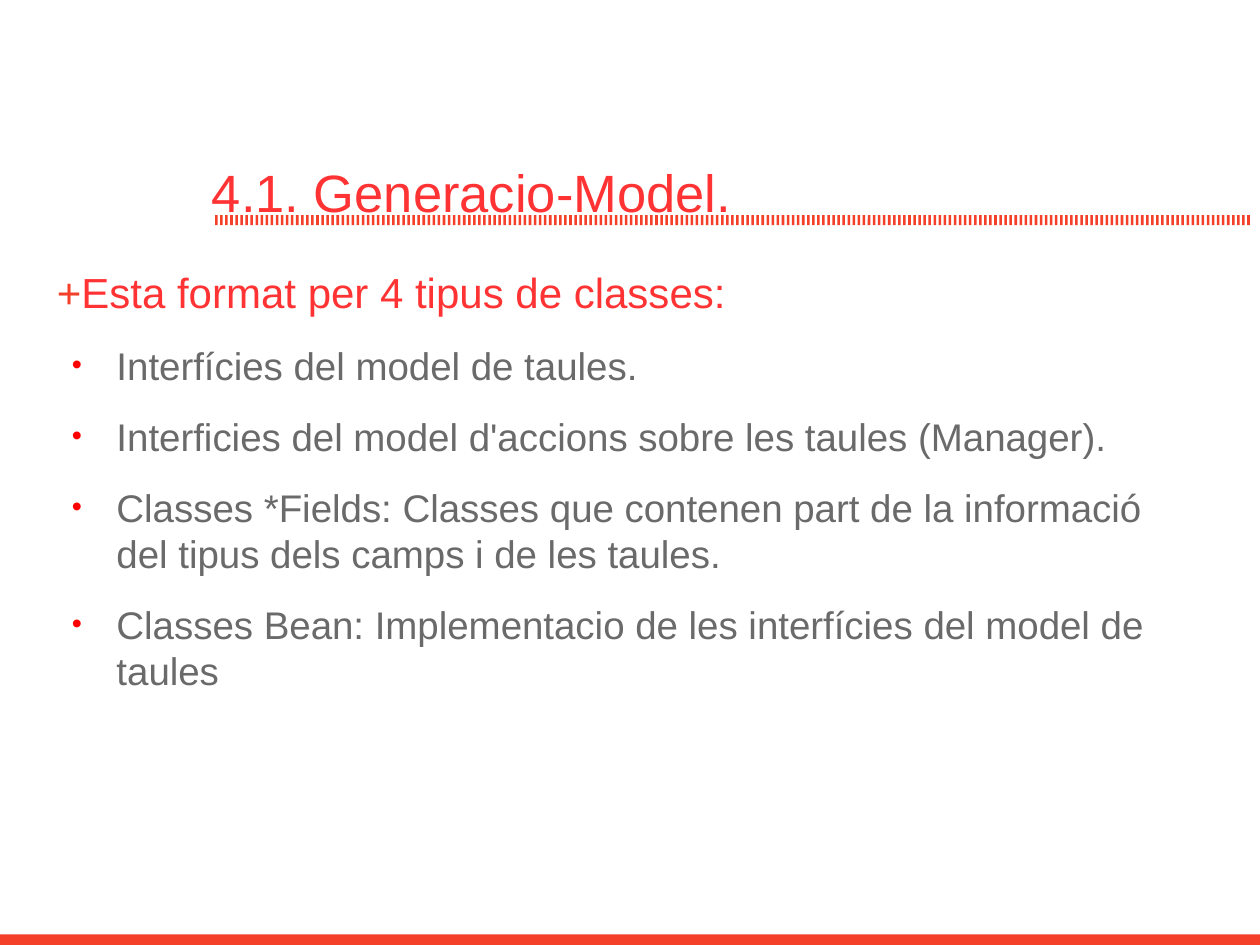
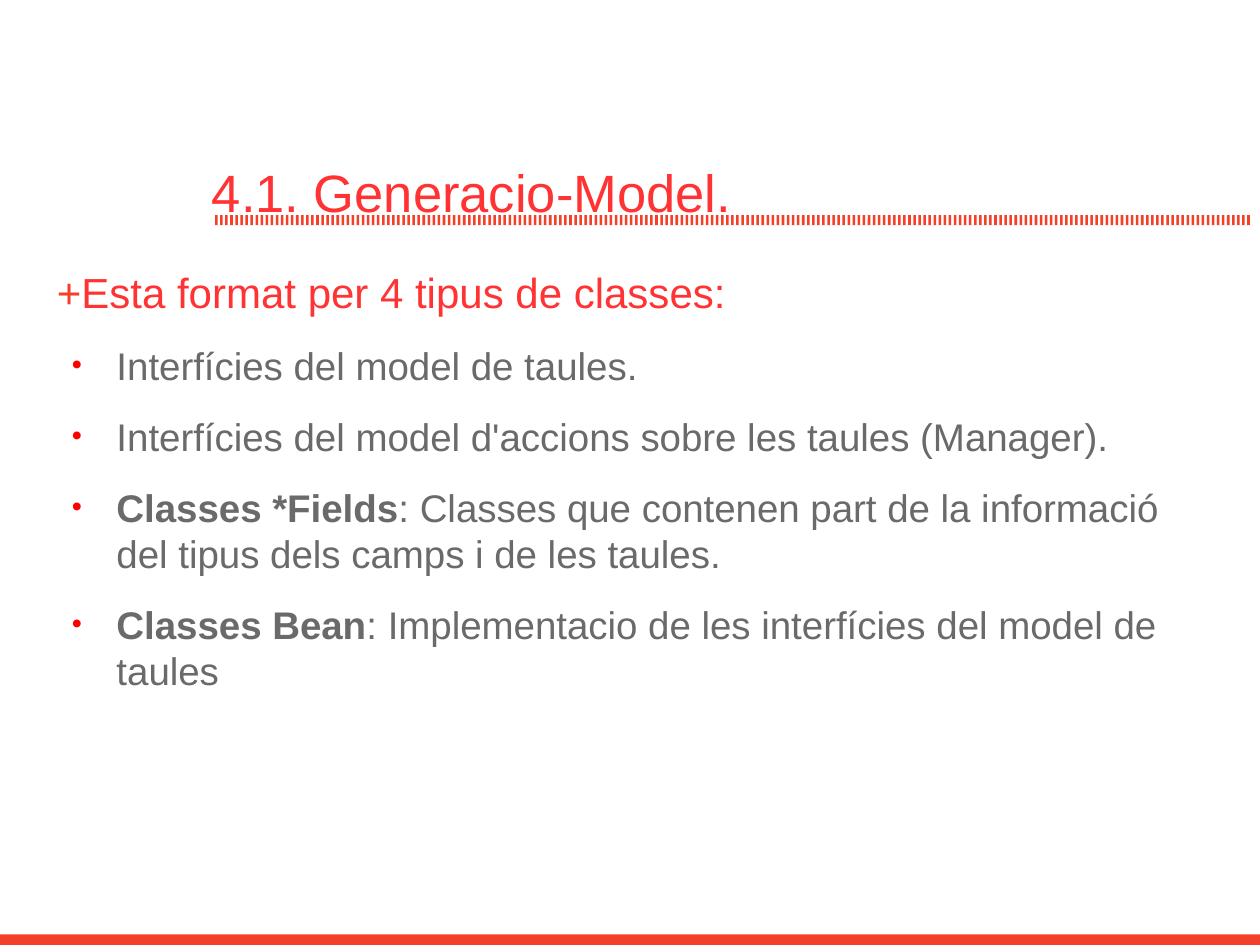
Before and after one commit to GovernIB/genapp, a slide deck: slide 7 of genapp-core/branches/genapp-1.0/doc/genapp.odp. Drawn at 1260x945 pixels with LibreOffice and Linux fonts; fonts in the diff are those of the drawing; background and template pictures are left out. Boxes give left, top, right and bottom in pixels: in the first picture for what was removed or moved away, otherwise in the second. Text is boxed around its words. In the diff, an @@ line names an element or a change of style, - is before the commit and + after.

```diff
--- a/genapp-core/branches/genapp-1.0/doc/genapp.odp
+++ b/genapp-core/branches/genapp-1.0/doc/genapp.odp
@@ text at bbox=[116, 422, 1108, 458]: text changed @@
-• Interficies del model d'accions sobre les taules (Manager).
+• Interfícies del model d'accions sobre les taules (Manager).
@@ text at bbox=[116, 493, 1158, 686]: bold on in "Classes *Fields:", "Classes Bean:" @@
```
Also in this commit, not shown: 8 other slides changed, 1 other file.
